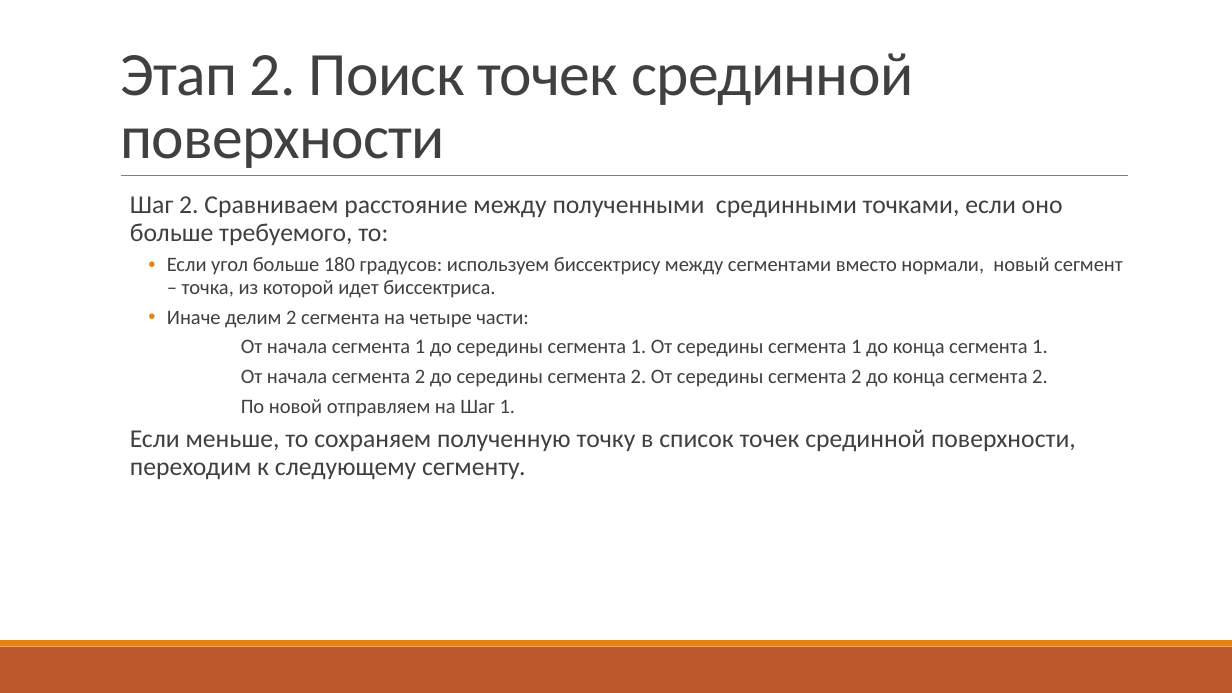
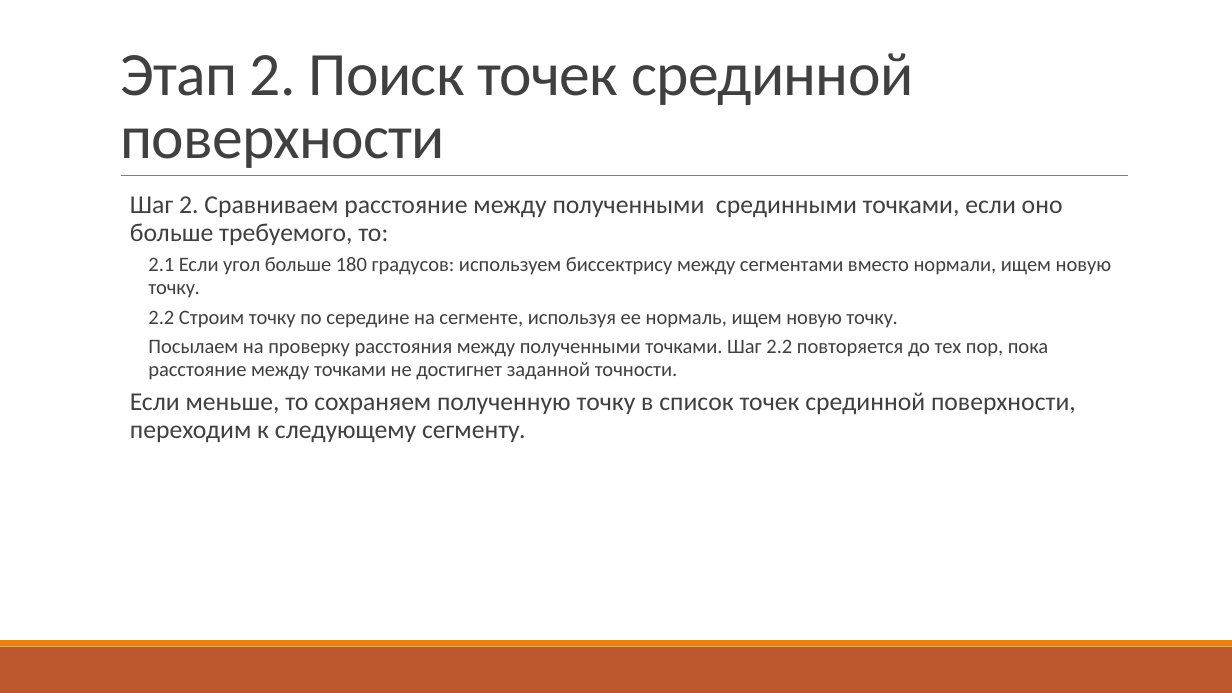
Before and after one commit to UNN-ITMM-AI381607m/middle-surface-proj, a slide deck: slide 12 of doc/publication/презентация.pptx (slide 10 before the commit). Drawn at 1232x693 pixels with LibreOffice and Linux fonts; fonts in the diff are those of the drawing. Boxes give left, top, right and bottom in pixels: in the first picture for what was removed or moved away, otherwise in the second. Text is boxed around its words. In the diff, an @@ line names an element or a change of style, - is before the commit and + after.

Commit message:
changed ppts

```diff
--- a/doc/publication/презентация.pptx
+++ b/doc/publication/презентация.pptx
@@ text at [148,257,1111,380]: text changed @@
-    • Если угол больше 180 градусов: используем биссектрису между сегментами вместо нормали, новый сегмент – точка, из которой идет биссектриса.
-    • Иначе делим 2 сегмента на четыре части:
-    От начала сегмента 1 до середины сегмента 1. От середины сегмента 1 до конца сегмента 1.
-    От начала сегмента 2 до середины сегмента 2. От середины сегмента 2 до конца сегмента 2.
-    По новой отправляем на Шаг 1.
+    2.1 Если угол больше 180 градусов: используем биссектрису между сегментами вместо нормали, ищем новую точку.
+    2.2 Строим точку по середине на сегменте, используя ее нормаль, ищем новую точку.
+    Посылаем на проверку расстояния между полученными точками. Шаг 2.2 повторяется до тех пор, пока расстояние между точками не достигнет заданной точности.
```
Also in this commit, not shown: 3 other slides changed, 3 slides added.
